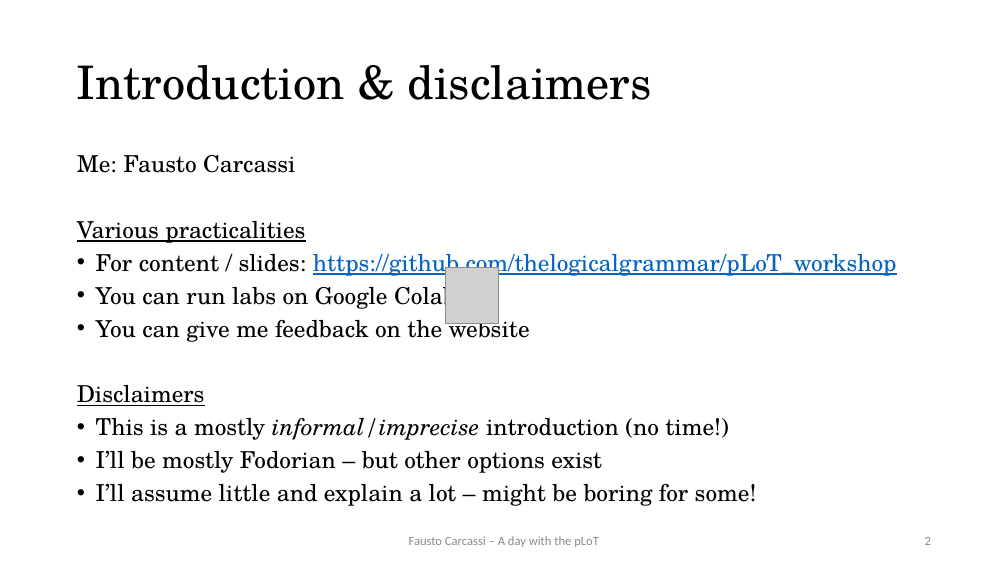
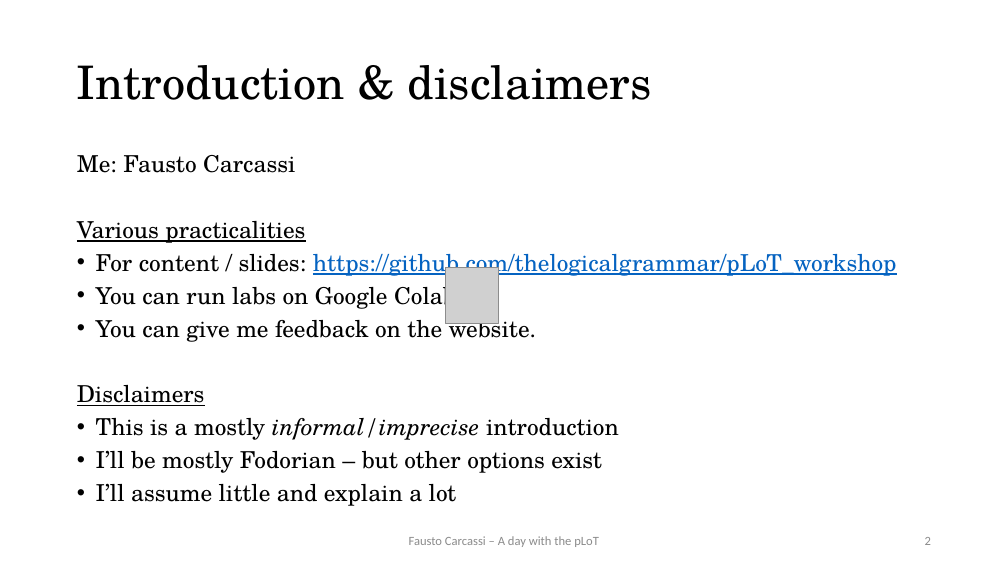
Before and after one commit to thelogicalgrammar/pLoT_workshop, a slide deck: slide 2 of book/lectures/1.pptx. Drawn at 1008x567 pixels with LibreOffice and Linux fonts; fonts in the diff are those of the drawing; grey boxes stand for pictures. Boxes give left, top, right and bottom in pixels: in the first picture for what was removed or moved away, otherwise in the second. Text is boxed around its words. In the diff, an @@ line names an element or a change of style, - is before the commit and + after.

```diff
--- a/book/lectures/1.pptx
+++ b/book/lectures/1.pptx
@@ text at (96, 314, 536, 342): text changed @@
-• You can give me feedback on the website
+• You can give me feedback on the website.
@@ text at (96, 418, 619, 440): text changed @@
-• This is a mostly informal/imprecise introduction (no time!)
+• This is a mostly informal/imprecise introduction
@@ text at (96, 483, 457, 506): text changed @@
-• I’ll assume little and explain a lot – might be boring for some!
+• I’ll assume little and explain a lot
```
Also in this commit, not shown: 8 other slides changed, 6 slides added, 18 other files.
